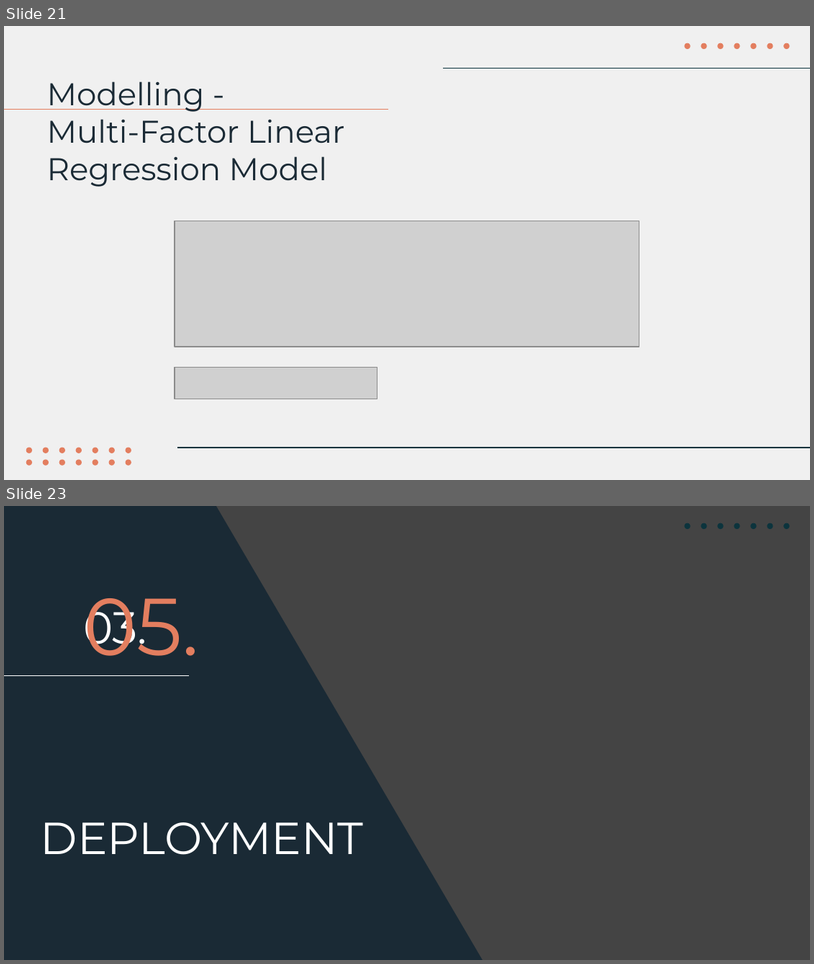
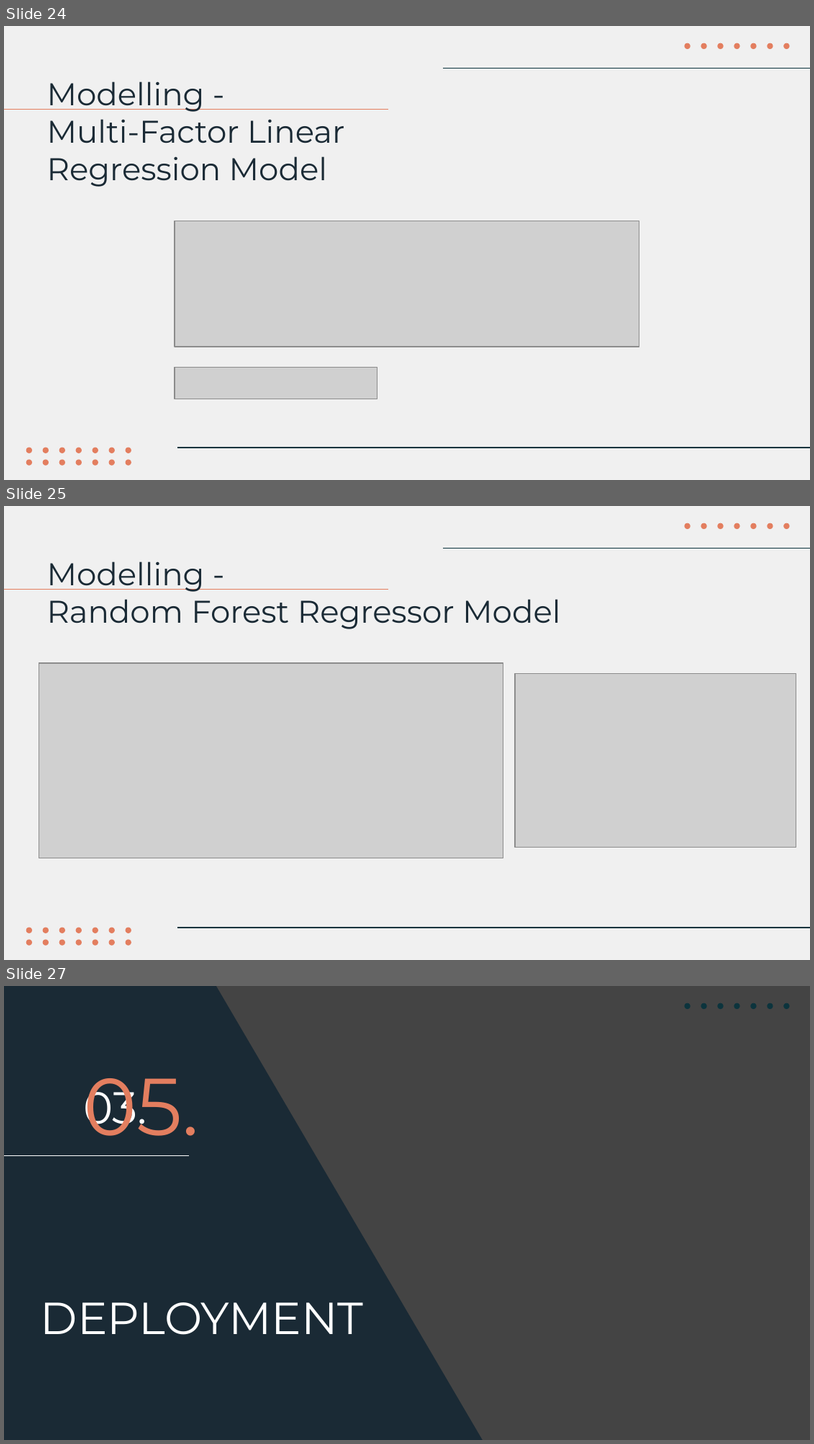
Before and after one commit to NgChekWee/Capstone-Private-Property, a slide deck: Capstone Presentation ppt.pptx. Shown one above the other, each under a label of ours: slides 21 and 23 before the commit, slides 24, 25 and 27 after it; the slides between them are not shown. The pictures are 814x964 and 814x1444 pixels, drawn with LibreOffice and Linux fonts; fonts in the diff are those of the drawing; grey boxes stand for pictures; background and template pictures are left out; a plain dark background stands for a picture behind light text. Boxes give left, top, right and bottom in pixels: in the first picture for what was removed or moved away, otherwise in the second. Text is boxed around its words. In the diff, an @@ line names an element or a change of style, - is before the commit and + after.

```diff
--- a/Capstone Presentation ppt.pptx
+++ b/Capstone Presentation ppt.pptx
@@ slide 25 added at bbox=[4, 506, 810, 960], background #F0F0F0; not listed: 23 template elements that a slide beside it also shows @@
@@ title added at bbox=[47, 561, 561, 629], 28 pt, text #1A2A35 @@
+Modelling -
+Random Forest Regressor Model
@@ line added from (4, 589) to (388, 589), #E37E5F 0.75 pt @@
@@ picture added at bbox=[39, 663, 503, 857] @@
@@ picture added at bbox=[515, 673, 797, 847] @@
@@ what was slide 21 is now slide 24 @@
@@ what was slide 23 is now slide 27 @@
```
Also in this commit, not shown: 2 slides changed, 4 other slides added, 3 other files.
